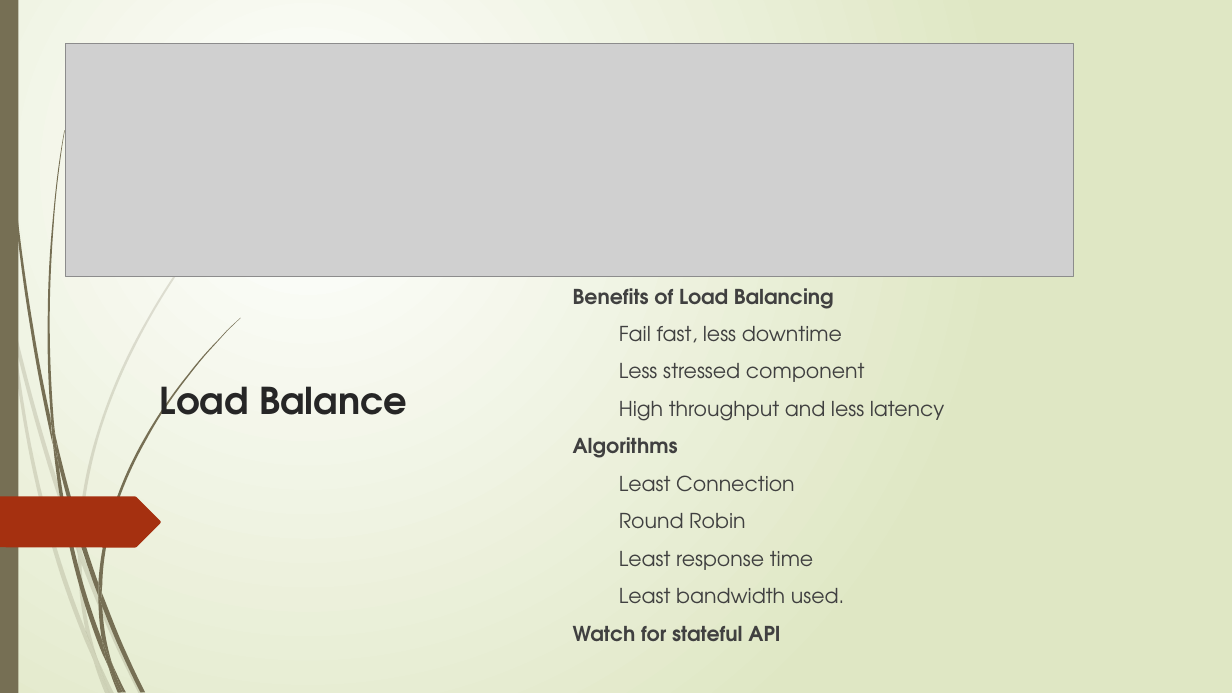
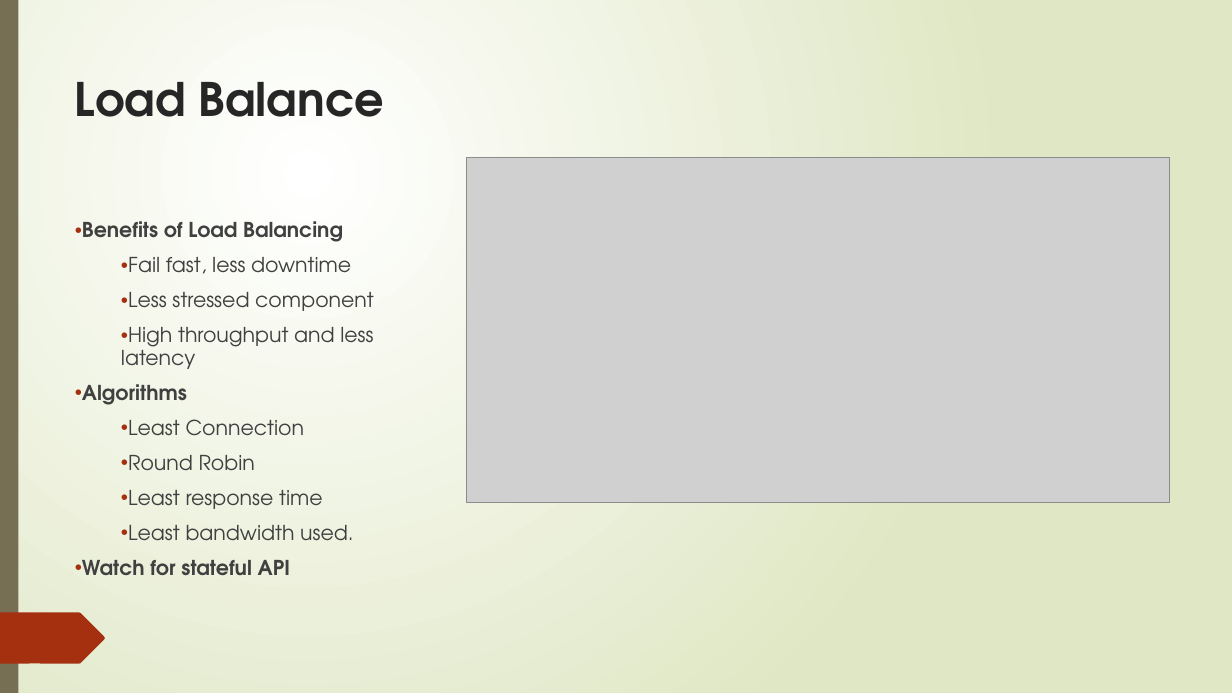
Before and after one commit to huanminwu/LeetCode, a slide deck: slide 6 of Cloud/Design Principle.pptx (slide 8 before the commit). Drawn at 1232x693 pixels with LibreOffice and Linux fonts; fonts in the diff are those of the drawing; grey boxes stand for pictures. Boxes give left, top, right and bottom in pixels: in the first picture for what was removed or moved away, otherwise in the second. Text is boxed around its words. In the diff, an @@ line names an element or a change of style, - is before the commit and + after.

Commit message:
update cloud design pattern

```diff
--- a/Cloud/Design Principle.pptx
+++ b/Cloud/Design Principle.pptx
@@ rectangle removed at (0,0,18,693) @@
@@ rectangle added at (0,0,1232,693), fill gradient #FFFFFF to #DFE8C4 @@
@@ rectangle added at (0,0,18,693), fill #766F54 @@
@@ picture removed at (66,43,1074,276) @@
@@ freeform shape added at (0,72,161,123), fill #A53010 @@
@@ title "Load Balance": place and size @@
-title "Load Balance" at (160,374,408,416)
+title "Load Balance" at (75,82,385,117)
@@ title "Load Balance" at (75,82,385,117): size 28.8 to 36 pt; vertical alignment bottom to top @@
@@ picture added at (467,158,1169,503) @@
@@ text "Benefits of Load Balancing": place and size @@
-text "Benefits of Load Balancing" at (573,288,944,641)
+text "Benefits of Load Balancing" at (82,221,374,575)
@@ text "Benefits of Load Balancing" at (82,221,374,575): bullet none to •; line spacing 1 to 0.9; vertical alignment middle to top @@
@@ freeform shape added at (0,613,105,664), fill #A53010 @@
@@ group added at (10,141,288,693): 9 freeform shapes @@
@@ group removed at (3,0,240,693): 12 freeform shapes @@
@@ group added at (3,0,240,693): 12 freeform shapes @@
```
Also in this commit, not shown: 4 other slides changed, 1 slide added.
